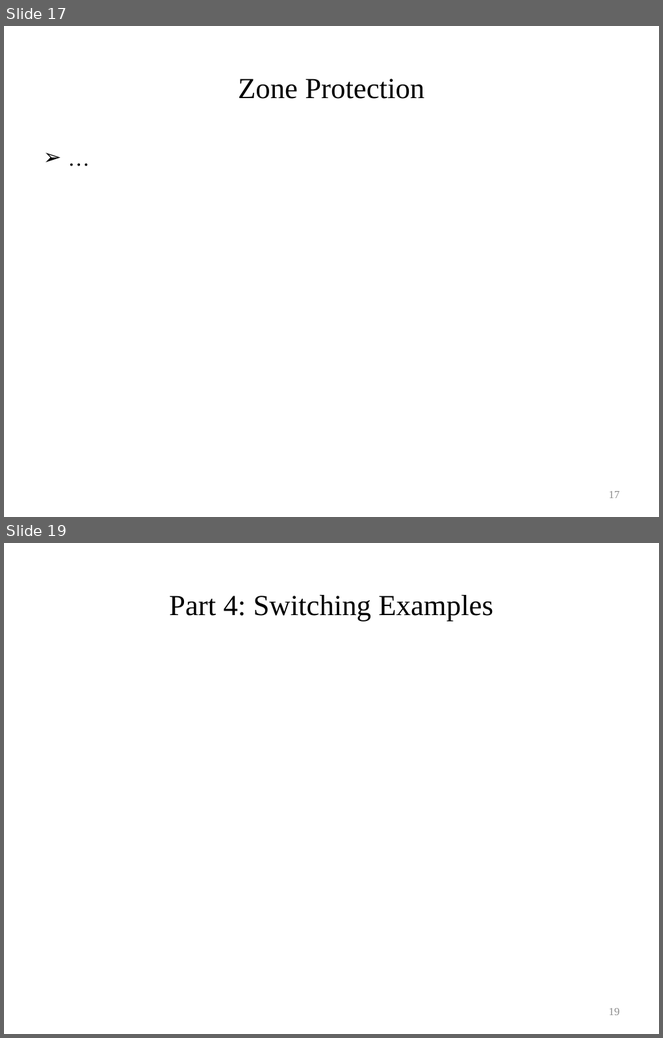
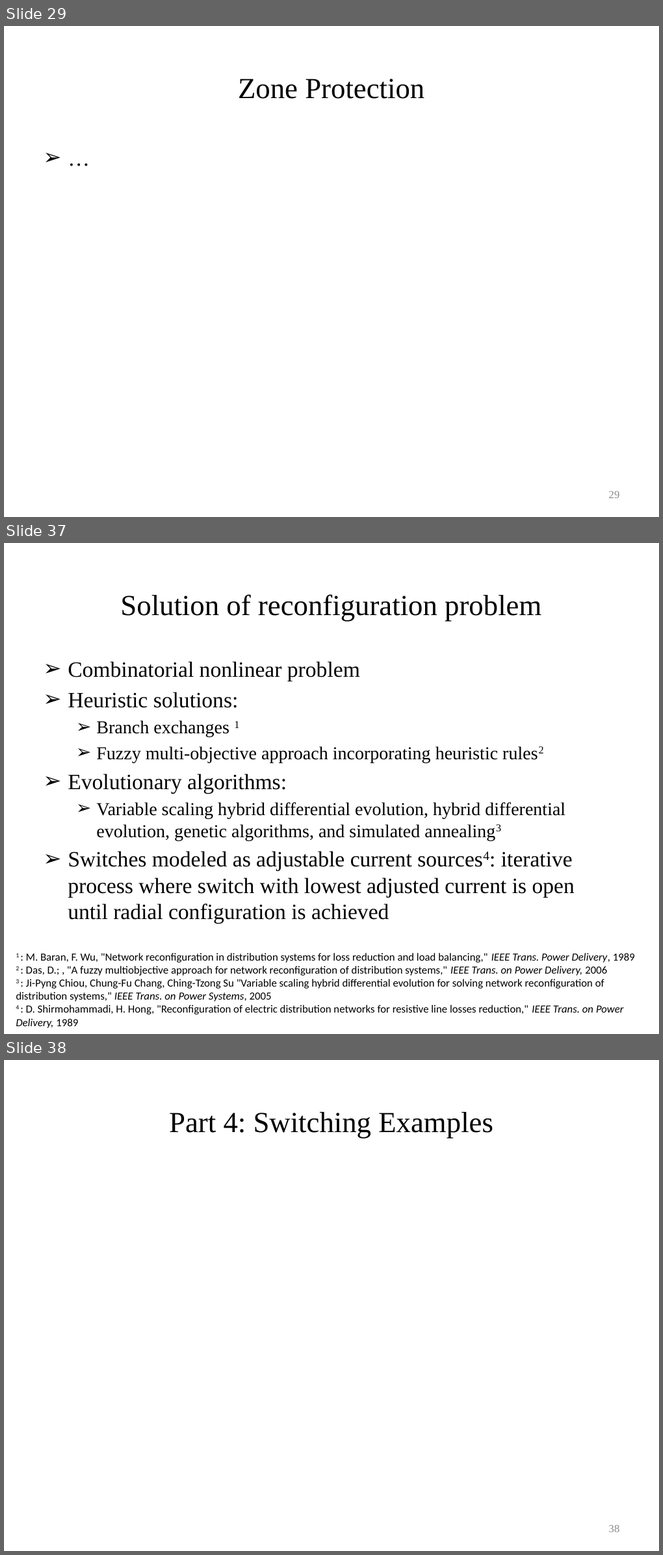
Before and after one commit to gridlab-d/course, a slide deck: University of Washington Class/Module 9 - Automated switching and reconfiguration.pptx. Shown one above the other, each under a label of ours: slides 17 and 19 before the commit, slides 29, 37 and 38 after it; the slides between them are not shown. The pictures are 663x1038 and 663x1555 pixels, drawn with LibreOffice and Linux fonts; fonts in the diff are those of the drawing. Boxes give left, top, right and bottom in pixels: in the first picture for what was removed or moved away, otherwise in the second. Text is boxed around its words. In the diff, an @@ line names an element or a change of style, - is before the commit and + after.

```diff
--- a/University of Washington Class/Module 9 - Automated switching and reconfiguration.pptx
+++ b/University of Washington Class/Module 9 - Automated switching and reconfiguration.pptx
@@ slide 37 added at <box>4,543,659,1034</box>, background #FFFFFF @@
@@ title added at <box>120,594,542,621</box>, 32 pt, text #000000 @@
+Solution of reconfiguration problem
@@ text added at <box>68,661,575,924</box>, 24 pt, text #000000 @@
+➢ Combinatorial nonlinear problem
+➢ Heuristic solutions:
+  ➢ Branch exchanges 1
+  ➢ Fuzzy multi-objective approach incorporating heuristic rules2
+➢ Evolutionary algorithms:
+  ➢ Variable scaling hybrid differential evolution, hybrid differential evolution, genetic algorithms, and simulated annealing3
+➢ Switches modeled as adjustable current sources4: iterative process where switch with lowest adjusted current is open until radial configuration is achieved
@@ text added at <box>16,953,635,1029</box>, 12 pt, text #000000 @@
+1 : M. Baran, F. Wu, "Network reconfiguration in distribution systems for loss reduction and load balancing," IEEE Trans. Power Delivery, 1989
+2 : Das, D.; , "A fuzzy multiobjective approach for network reconfiguration of distribution systems," IEEE Trans. on Power Delivery, 2006
+3 : Ji-Pyng Chiou, Chung-Fu Chang, Ching-Tzong Su "Variable scaling hybrid differential evolution for solving network reconfiguration of distribution systems," IEEE Trans. on Power Systems, 2005
+4 : D. Shirmohammadi, H. Hong, "Reconfiguration of electric distribution networks for resistive line losses reduction," IEEE Trans. on Power Delivery, 1989
@@ what was slide 17 is now slide 29 @@
@@ page number at <box>609,491,620,499</box>: text changed @@
-17
+29
@@ what was slide 19 is now slide 38 @@
@@ page number at <box>609,1525,620,1533</box>: text changed @@
-19
+38
```
Also in this commit, not shown: 4 slides changed, 18 other slides added.
